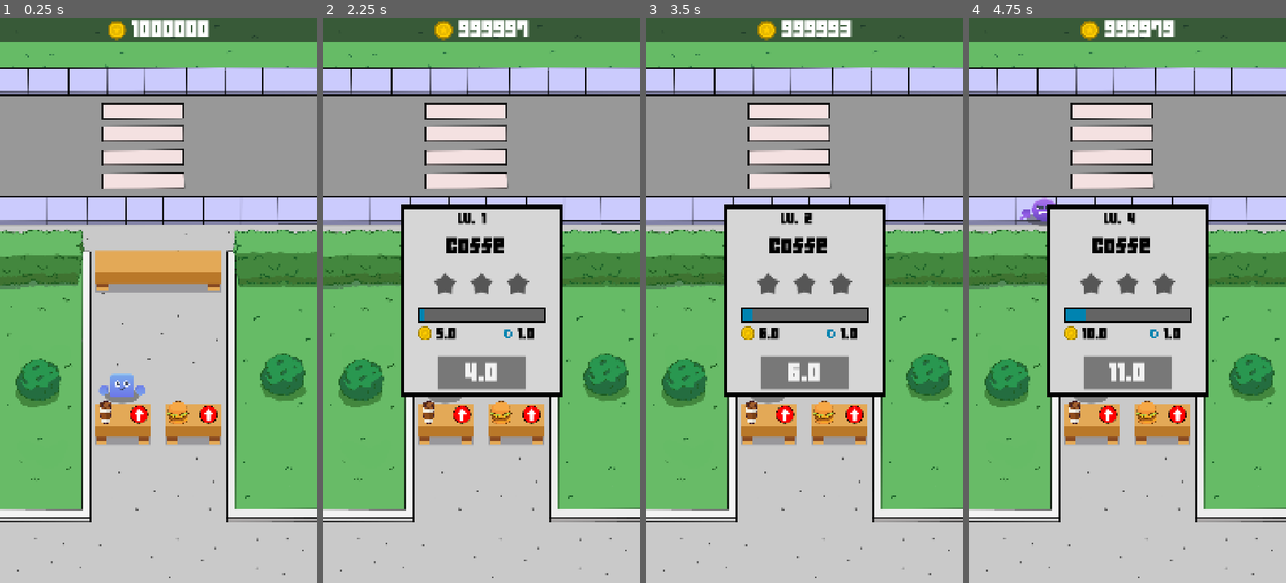
Above: before the commit, frames 1-4 (left to right).
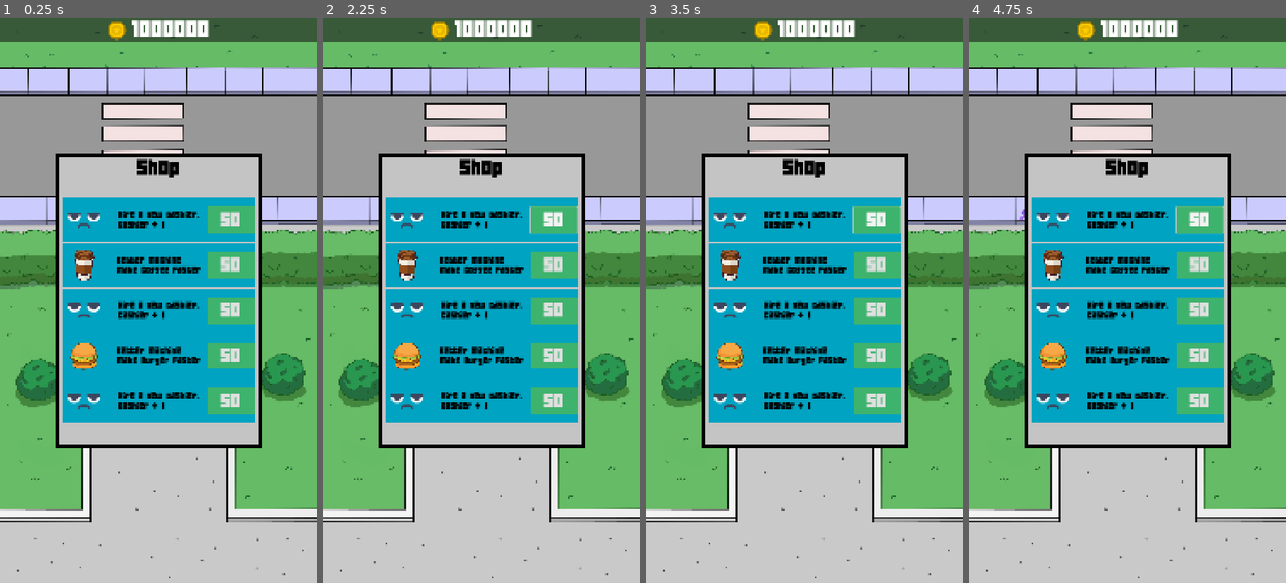
Above: after the commit, the same moments.

Repository: Khubayan/IdleFoodClone
Game: Godot game, scene res://Scenes/Game/game.tscn
The game is run twice, just before and just after one commit, with the same random seed, the same clock (stepped at 60 frames per second) and the same inputs.
Inputs (mouse positions are in pixels of both pictures, inside the frame that each line leads up to):
- Up to frame 1 (0.25 s): no input
- Up to frame 2 (2.25 s): click (554, 221) at 0.5 s, where only the run after the commit has a clickable "50"; click (462, 413) at 1.25 s; click (481, 373) at 2 s, where only the run before the commit has a clickable "3.0"
- Up to frame 3 (3.5 s): click (804, 373) at 2.75 s, where only the run before the commit has a clickable "4.0"
- Up to frame 4 (4.75 s): click (1127, 373) at 3.5 s, where only the run before the commit has a clickable "6.0"; click (1127, 373) at 4.25 s, where only the run before the commit has a clickable "8.0"

The runs differ from the first frame. In frame 1, 33% of the frame differs, in the area x 17-83%, y 24-77%; in frame 2, 34%, in the area x 17-83%, y 0-77%; in frame 3, 33%; in frame 4, 33%.

Commit message:
Create Store Panel

Diff:
--- a/Scenes/Game/game.tscn
+++ b/Scenes/Game/game.tscn
@@ -21,10 +21,35 @@
 [ext_resource type="Texture2D" uid="uid://irvy7hi01yaq" path="res://Idle Assets/Sprites/UI/Arrow.png" id="19_lemb1"]
 [ext_resource type="Texture2D" uid="uid://c0u5tg1276wyi" path="res://Idle Assets/Sprites/UI/coin_gold.png" id="20_nxex1"]
 [ext_resource type="FontFile" uid="uid://due6jbyye53ld" path="res://Idle Assets/Fonts/font_score.ttf" id="21_pa3qg"]
+[ext_resource type="Texture2D" uid="uid://powy61lxqjfh" path="res://Idle Assets/Sprites/Characters/face_b.png" id="22_pa3qg"]
 
 [sub_resource type="LabelSettings" id="LabelSettings_2lc0x"]
 font = ExtResource("21_pa3qg")
 font_size = 70
+
+[sub_resource type="StyleBoxFlat" id="StyleBoxFlat_2lc0x"]
+bg_color = Color(0.76662, 0.76662, 0.766619, 1)
+border_width_left = 12
+border_width_top = 12
+border_width_right = 12
+border_width_bottom = 12
+border_color = Color(0, 0, 0, 1)
+
+[sub_resource type="LabelSettings" id="LabelSettings_4ti5a"]
+font = ExtResource("21_pa3qg")
+font_size = 64
+font_color = Color(0, 0, 0, 1)
+
+[sub_resource type="StyleBoxFlat" id="StyleBoxFlat_pmm7v"]
+bg_color = Color(0, 0.640327, 0.755108, 1)
+
+[sub_resource type="LabelSettings" id="LabelSettings_3gqeb"]
+font = ExtResource("21_pa3qg")
+font_size = 28
+font_color = Color(0, 0, 0, 1)
+
+[sub_resource type="StyleBoxFlat" id="StyleBoxFlat_7pdpw"]
+bg_color = Color(0.241737, 0.700877, 0.426944, 1)
 
 [node name="Game" type="Node2D"]
 
@@ -189,6 +214,337 @@
 text = "0"
 label_settings = SubResource("LabelSettings_2lc0x")
 
+[node name="Shop" type="Control" parent="GameUI"]
+custom_minimum_size = Vector2(700, 1000)
+layout_mode = 3
+anchors_preset = 8
+anchor_left = 0.5
+anchor_top = 0.5
+anchor_right = 0.5
+anchor_bottom = 0.5
+offset_left = -350.0
+offset_top = -500.0
+offset_right = 350.0
+offset_bottom = 500.0
+grow_horizontal = 2
+grow_vertical = 2
+
+[node name="Panel" type="Panel" parent="GameUI/Shop"]
+layout_mode = 1
+anchors_preset = 15
+anchor_right = 1.0
+anchor_bottom = 1.0
+grow_horizontal = 2
+grow_vertical = 2
+theme_override_styles/panel = SubResource("StyleBoxFlat_2lc0x")
+
+[node name="Label" type="Label" parent="GameUI/Shop/Panel"]
+layout_mode = 1
+anchors_preset = 5
+anchor_left = 0.5
+anchor_right = 0.5
+offset_left = -73.0
+offset_top = 15.0
+offset_right = 73.0
+offset_bottom = 80.0
+grow_horizontal = 2
+text = "Shop"
+label_settings = SubResource("LabelSettings_4ti5a")
+
+[node name="VBoxContainer" type="VBoxContainer" parent="GameUI/Shop/Panel"]
+custom_minimum_size = Vector2(650, 850)
+layout_mode = 1
+anchors_preset = 7
+anchor_left = 0.5
+anchor_top = 1.0
+anchor_right = 0.5
+anchor_bottom = 1.0
+offset_left = -325.0
+offset_top = -850.0
+offset_right = 325.0
+grow_horizontal = 2
+grow_vertical = 0
+
+[node name="NewCashierCard" type="Panel" parent="GameUI/Shop/Panel/VBoxContainer"]
+unique_name_in_owner = true
+custom_minimum_size = Vector2(450, 150)
+layout_mode = 2
+theme_override_styles/panel = SubResource("StyleBoxFlat_pmm7v")
+
+[node name="TextureRect" type="TextureRect" parent="GameUI/Shop/Panel/VBoxContainer/NewCashierCard"]
+custom_minimum_size = Vector2(110, 110)
+layout_mode = 1
+anchors_preset = 4
+anchor_top = 0.5
+anchor_bottom = 0.5
+offset_left = 15.0
+offset_top = -55.0
+offset_right = 125.0
+offset_bottom = 55.0
+grow_vertical = 2
+texture = ExtResource("22_pa3qg")
+expand_mode = 1
+stretch_mode = 5
+
+[node name="DescriptionLabel" type="Label" parent="GameUI/Shop/Panel/VBoxContainer/NewCashierCard"]
+layout_mode = 1
+anchors_preset = 8
+anchor_left = 0.5
+anchor_top = 0.5
+anchor_right = 0.5
+anchor_bottom = 0.5
+offset_left = -138.0
+offset_top = -29.0
+offset_right = 138.0
+offset_bottom = 30.0
+grow_horizontal = 2
+grow_vertical = 2
+text = "Hire a new cashier.
+Cashier + 1"
+label_settings = SubResource("LabelSettings_3gqeb")
+
+[node name="NewCashier1" type="Button" parent="GameUI/Shop/Panel/VBoxContainer/NewCashierCard"]
+custom_minimum_size = Vector2(160, 90)
+layout_mode = 1
+anchors_preset = 6
+anchor_left = 1.0
+anchor_top = 0.5
+anchor_right = 1.0
+anchor_bottom = 0.5
+offset_left = -77.0
+offset_top = -34.5
+offset_bottom = 34.5
+grow_horizontal = 0
+grow_vertical = 2
+theme_override_fonts/font = ExtResource("21_pa3qg")
+theme_override_font_sizes/font_size = 60
+theme_override_styles/normal = SubResource("StyleBoxFlat_7pdpw")
+text = "50"
+
+[node name="FasterCoffee" type="Panel" parent="GameUI/Shop/Panel/VBoxContainer"]
+unique_name_in_owner = true
+custom_minimum_size = Vector2(450, 150)
+layout_mode = 2
+theme_override_styles/panel = SubResource("StyleBoxFlat_pmm7v")
+
+[node name="TextureRect" type="TextureRect" parent="GameUI/Shop/Panel/VBoxContainer/FasterCoffee"]
+custom_minimum_size = Vector2(110, 110)
+layout_mode = 1
+anchors_preset = 4
+anchor_top = 0.5
+anchor_bottom = 0.5
+offset_left = 15.0
+offset_top = -55.0
+offset_right = 125.0
+offset_bottom = 55.0
+grow_vertical = 2
+texture = ExtResource("4_knuka")
+expand_mode = 1
+stretch_mode = 5
+
+[node name="DescriptionLabel" type="Label" parent="GameUI/Shop/Panel/VBoxContainer/FasterCoffee"]
+layout_mode = 1
+anchors_preset = 8
+anchor_left = 0.5
+anchor_top = 0.5
+anchor_right = 0.5
+anchor_bottom = 0.5
+offset_left = -138.0
+offset_top = -29.0
+offset_right = 138.0
+offset_bottom = 30.0
+grow_horizontal = 2
+grow_vertical = 2
+text = "Better Machine
+Make Coffee Faster"
+label_settings = SubResource("LabelSettings_3gqeb")
+
+[node name="NewCashier1" type="Button" parent="GameUI/Shop/Panel/VBoxContainer/FasterCoffee"]
+custom_minimum_size = Vector2(160, 90)
+layout_mode = 1
+anchors_preset = 6
+anchor_left = 1.0
+anchor_top = 0.5
+anchor_right = 1.0
+anchor_bottom = 0.5
+offset_left = -77.0
+offset_top = -34.5
+offset_bottom = 34.5
+grow_horizontal = 0
+grow_vertical = 2
+theme_override_fonts/font = ExtResource("21_pa3qg")
+theme_override_font_sizes/font_size = 60
+theme_override_styles/normal = SubResource("StyleBoxFlat_7pdpw")
+text = "50"
+
+[node name="NewCashierCard2" type="Panel" parent="GameUI/Shop/Panel/VBoxContainer"]
+unique_name_in_owner = true
+custom_minimum_size = Vector2(450, 150)
+layout_mode = 2
+theme_override_styles/panel = SubResource("StyleBoxFlat_pmm7v")
+
+[node name="TextureRect" type="TextureRect" parent="GameUI/Shop/Panel/VBoxContainer/NewCashierCard2"]
+custom_minimum_size = Vector2(110, 110)
+layout_mode = 1
+anchors_preset = 4
+anchor_top = 0.5
+anchor_bottom = 0.5
+offset_left = 15.0
+offset_top = -55.0
+offset_right = 125.0
+offset_bottom = 55.0
+grow_vertical = 2
+texture = ExtResource("22_pa3qg")
+expand_mode = 1
+stretch_mode = 5
+
+[node name="DescriptionLabel" type="Label" parent="GameUI/Shop/Panel/VBoxContainer/NewCashierCard2"]
+layout_mode = 1
+anchors_preset = 8
+anchor_left = 0.5
+anchor_top = 0.5
+anchor_right = 0.5
+anchor_bottom = 0.5
+offset_left = -138.0
+offset_top = -29.0
+offset_right = 138.0
+offset_bottom = 30.0
+grow_horizontal = 2
+grow_vertical = 2
+text = "Hire a new cashier.
+Cashier + 1"
+label_settings = SubResource("LabelSettings_3gqeb")
+
+[node name="NewCashier1" type="Button" parent="GameUI/Shop/Panel/VBoxContainer/NewCashierCard2"]
+custom_minimum_size = Vector2(160, 90)
+layout_mode = 1
+anchors_preset = 6
+anchor_left = 1.0
+anchor_top = 0.5
+anchor_right = 1.0
+anchor_bottom = 0.5
+offset_left = -77.0
+offset_top = -34.5
+offset_bottom = 34.5
+grow_horizontal = 0
+grow_vertical = 2
+theme_override_fonts/font = ExtResource("21_pa3qg")
+theme_override_font_sizes/font_size = 60
+theme_override_styles/normal = SubResource("StyleBoxFlat_7pdpw")
+text = "50"
+
+[node name="FaterBurger" type="Panel" parent="GameUI/Shop/Panel/VBoxContainer"]
+unique_name_in_owner = true
+custom_minimum_size = Vector2(450, 150)
+layout_mode = 2
+theme_override_styles/panel = SubResource("StyleBoxFlat_pmm7v")
+
+[node name="TextureRect" type="TextureRect" parent="GameUI/Shop/Panel/VBoxContainer/FaterBurger"]
+custom_minimum_size = Vector2(110, 110)
+layout_mode = 1
+anchors_preset = 4
+anchor_top = 0.5
+anchor_bottom = 0.5
+offset_left = 15.0
+offset_top = -55.0
+offset_right = 125.0
+offset_bottom = 55.0
+grow_vertical = 2
+texture = ExtResource("5_t00wc")
+expand_mode = 1
+stretch_mode = 5
+
+[node name="DescriptionLabel" type="Label" parent="GameUI/Shop/Panel/VBoxContainer/FaterBurger"]
+layout_mode = 1
+anchors_preset = 8
+anchor_left = 0.5
+anchor_top = 0.5
+anchor_right = 0.5
+anchor_bottom = 0.5
+offset_left = -138.0
+offset_top = -29.0
+offset_right = 138.0
+offset_bottom = 30.0
+grow_horizontal = 2
+grow_vertical = 2
+text = "Better Machine
+Make Burger Faster"
+label_settings = SubResource("LabelSettings_3gqeb")
+
+[node name="NewCashier1" type="Button" parent="GameUI/Shop/Panel/VBoxContainer/FaterBurger"]
+custom_minimum_size = Vector2(160, 90)
+layout_mode = 1
+anchors_preset = 6
+anchor_left = 1.0
+anchor_top = 0.5
+anchor_right = 1.0
+anchor_bottom = 0.5
+offset_left = -77.0
+offset_top = -34.5
+offset_bottom = 34.5
+grow_horizontal = 0
+grow_vertical = 2
+theme_override_fonts/font = ExtResource("21_pa3qg")
+theme_override_font_sizes/font_size = 60
+theme_override_styles/normal = SubResource("StyleBoxFlat_7pdpw")
+text = "50"
+
+[node name="NewCashierCard3" type="Panel" parent="GameUI/Shop/Panel/VBoxContainer"]
+unique_name_in_owner = true
+custom_minimum_size = Vector2(450, 150)
+layout_mode = 2
+theme_override_styles/panel = SubResource("StyleBoxFlat_pmm7v")
+
+[node name="TextureRect" type="TextureRect" parent="GameUI/Shop/Panel/VBoxContainer/NewCashierCard3"]
+custom_minimum_size = Vector2(110, 110)
+layout_mode = 1
+anchors_preset = 4
+anchor_top = 0.5
+anchor_bottom = 0.5
+offset_left = 15.0
+offset_top = -55.0
+offset_right = 125.0
+offset_bottom = 55.0
+grow_vertical = 2
+texture = ExtResource("22_pa3qg")
+expand_mode = 1
+stretch_mode = 5
+
+[node name="DescriptionLabel" type="Label" parent="GameUI/Shop/Panel/VBoxContainer/NewCashierCard3"]
+layout_mode = 1
+anchors_preset = 8
+anchor_left = 0.5
+anchor_top = 0.5
+anchor_right = 0.5
+anchor_bottom = 0.5
+offset_left = -138.0
+offset_top = -29.0
+offset_right = 138.0
+offset_bottom = 30.0
+grow_horizontal = 2
+grow_vertical = 2
+text = "Hire a new cashier.
+Cashier + 1"
+label_settings = SubResource("LabelSettings_3gqeb")
+
+[node name="NewCashier1" type="Button" parent="GameUI/Shop/Panel/VBoxContainer/NewCashierCard3"]
+custom_minimum_size = Vector2(160, 90)
+layout_mode = 1
+anchors_preset = 6
+anchor_left = 1.0
+anchor_top = 0.5
+anchor_right = 1.0
+anchor_bottom = 0.5
+offset_left = -77.0
+offset_top = -34.5
+offset_bottom = 34.5
+grow_horizontal = 0
+grow_vertical = 2
+theme_override_fonts/font = ExtResource("21_pa3qg")
+theme_override_font_sizes/font_size = 60
+theme_override_styles/normal = SubResource("StyleBoxFlat_7pdpw")
+text = "50"
+
 [connection signal="timeout" from="CustomerManager/SpawnTimer" to="CustomerManager" method="_on_spawn_timer_timeout"]
 [connection signal="pressed" from="GameUI/CoffeeButton" to="GameUI" method="_on_coffee_button_pressed"]
 [connection signal="pressed" from="GameUI/BurgerButton" to="GameUI" method="_on_burger_button_pressed"]
Not shown: 1 places in Scenes/Game/game.tscn that only renumber resources
